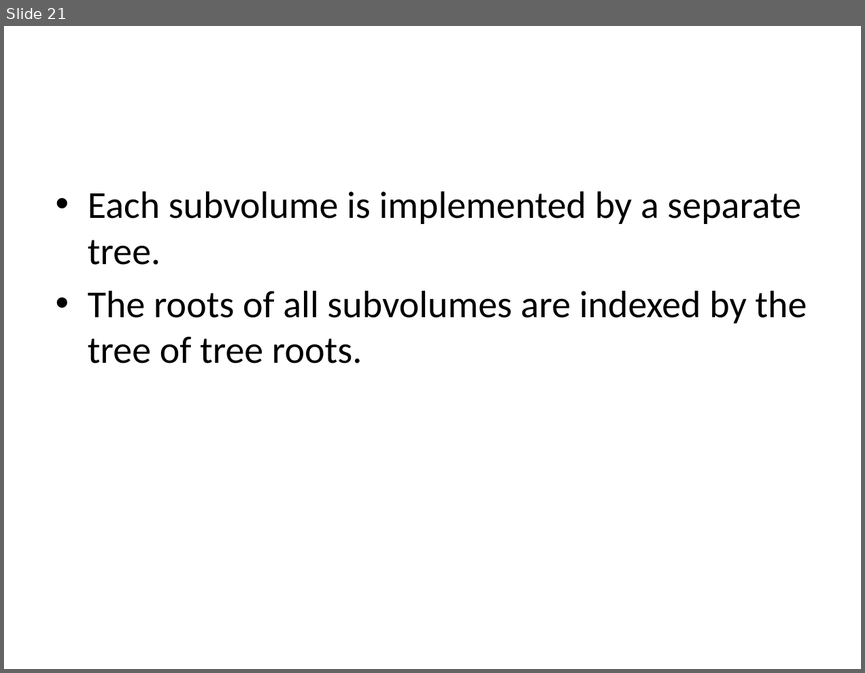
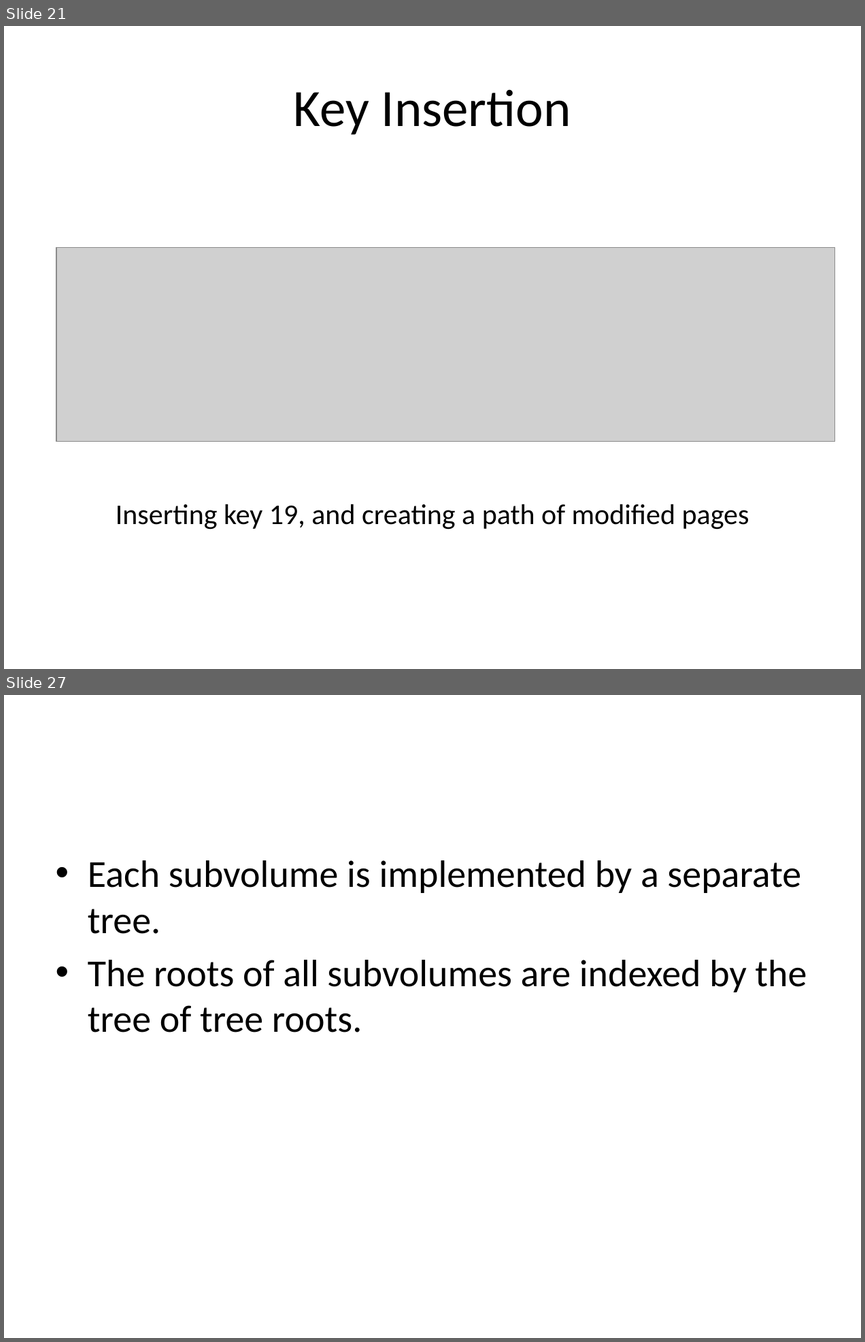
Before and after one commit to liujinmarshall/btrfs-doc, a slide deck: Bacik.pptx. Shown one above the other, each under a label of ours: slide 21 before the commit, slides 21 and 27 after it; the slides between them are not shown. The pictures are 865x673 and 865x1342 pixels, drawn with LibreOffice and Linux fonts; fonts in the diff are those of the drawing; grey boxes stand for pictures. Boxes give left, top, right and bottom in pixels: in the first picture for what was removed or moved away, otherwise in the second. Text is boxed around its words. In the diff, an @@ line names an element or a change of style, - is before the commit and + after.

```diff
--- a/Bacik.pptx
+++ b/Bacik.pptx
@@ slide 21 added at <box>4,26,861,669</box>, background #FFFFFF @@
@@ title added at <box>294,89,571,135</box>, 44 pt, text #000000 @@
+Key Insertion
@@ picture added at <box>56,247,834,441</box> @@
@@ text added at <box>116,503,749,529</box>, 24 pt, text #000000 @@
+Inserting key 19, and creating a path of modified pages
@@ what was slide 21 is now slide 27 @@
```
Also in this commit, not shown: 1 slide changed, 8 other slides added.
